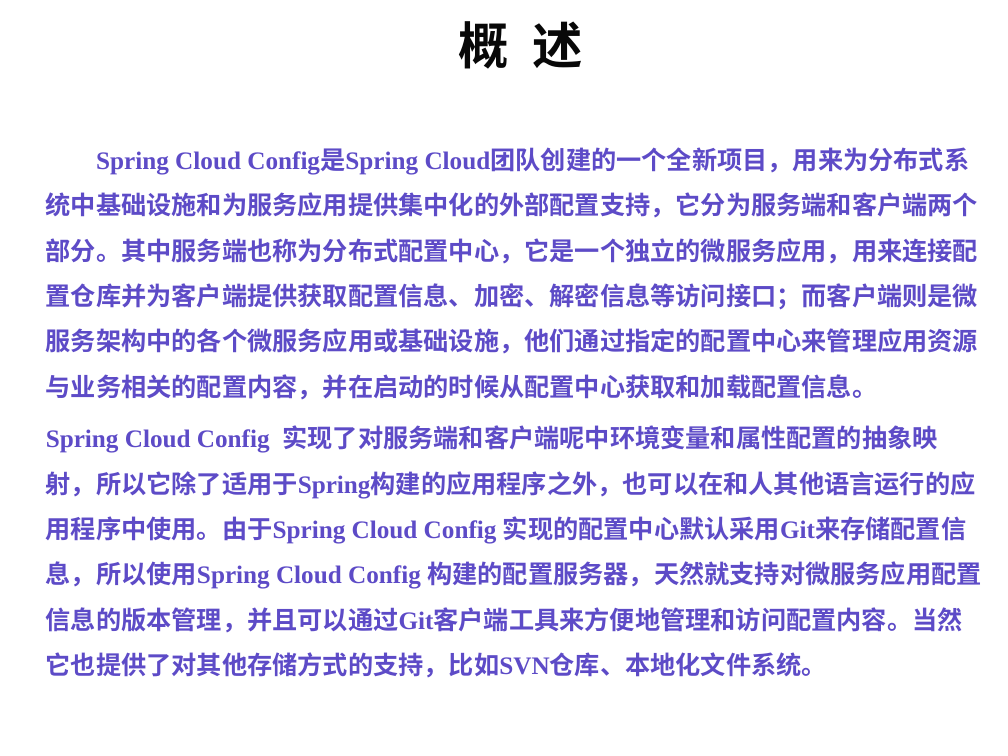
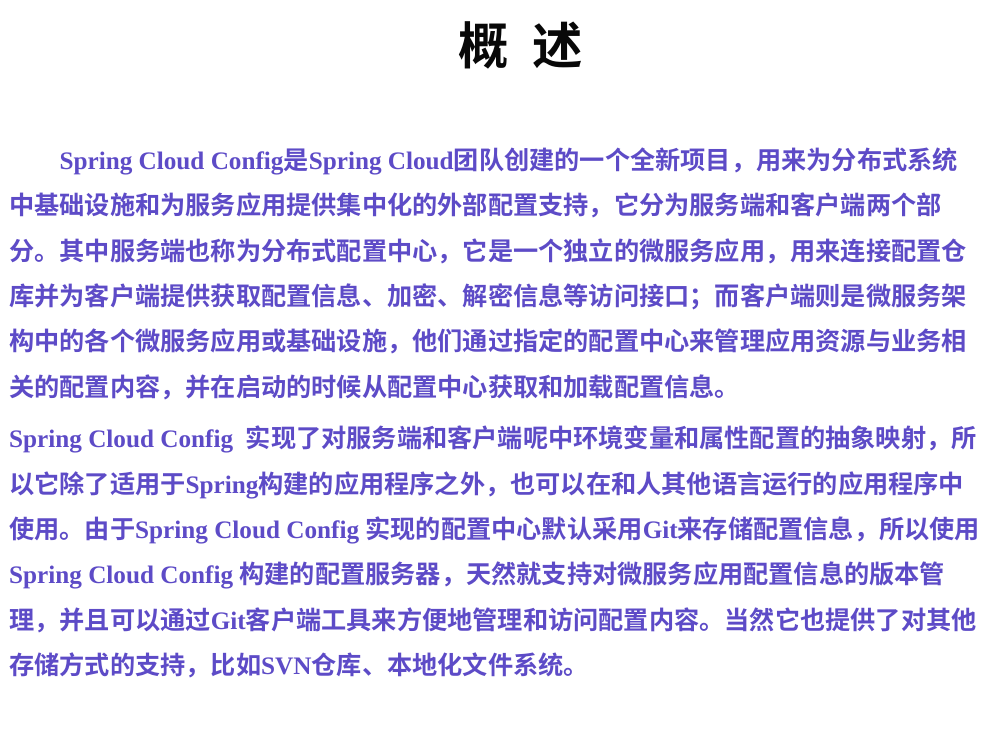
Before and after one commit to weiyongjuan/applicationDemo, a slide deck: slide 3 of springCloudConfig.ppt. Drawn at 1008x756 pixels with LibreOffice and Linux fonts; fonts in the diff are those of the drawing; background and template pictures are left out. Boxes give left, top, right and bottom in pixels: in the first picture for what was removed or moved away, otherwise in the second. Text is boxed around its words. In the diff, an @@ line names an element or a change of style, - is before the commit and + after.

```diff
--- a/springCloudConfig.ppt
+++ b/springCloudConfig.ppt
@@ text "Spring Cloud Config是Spring Cloud团队创建的一个全新项目，用来为分布式系统中基础设施和为服 ..." rewrapped from (46,149,981,677) to (9,149,981,677) @@
```
Also in this commit, not shown: 1 other slide changed, 2 slides added.
